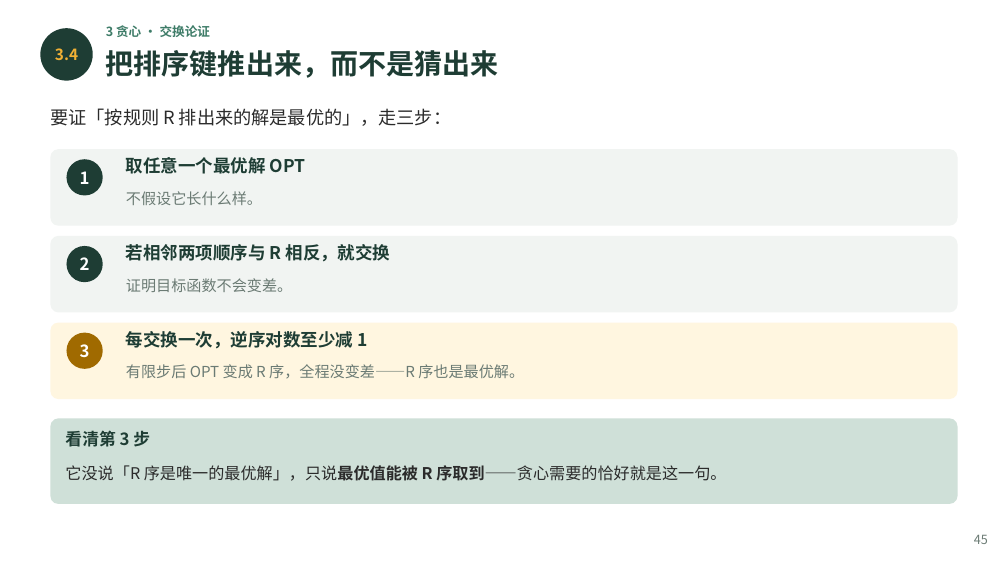
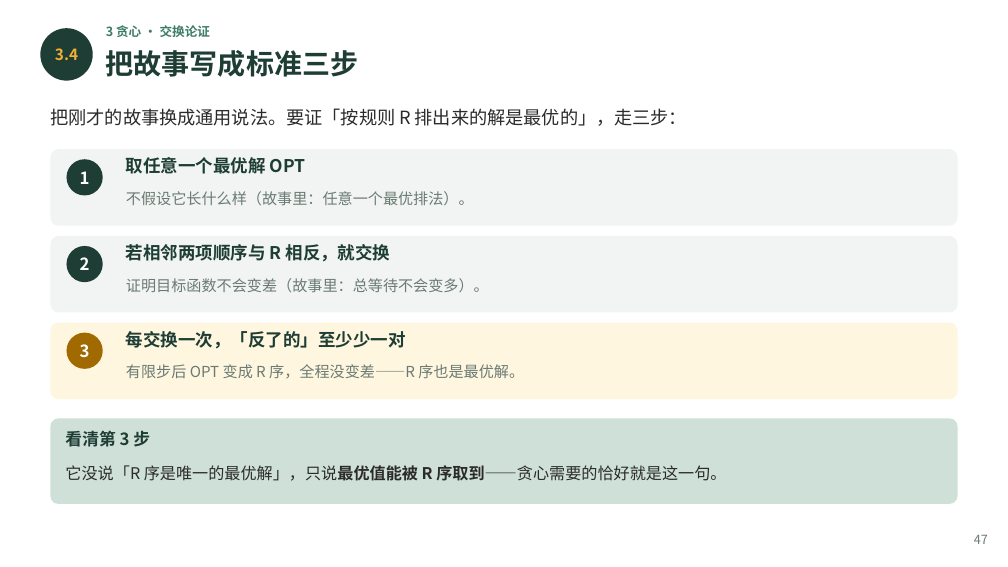
Before and after one commit to GMyhf/2026fall-cs101, a slide deck: slide 47 of courseware/202610_ADS_W06_Matrices_Sorting_Greedy.pptx (slide 45 before the commit). Drawn at 1008x567 pixels with LibreOffice and Linux fonts; fonts in the diff are those of the drawing. Boxes give left, top, right and bottom in pixels: in the first picture for what was removed or moved away, otherwise in the second. Text is boxed around its words. In the diff, an @@ line names an element or a change of style, - is before the commit and + after.

```diff
--- a/courseware/202610_ADS_W06_Matrices_Sorting_Greedy.pptx
+++ b/courseware/202610_ADS_W06_Matrices_Sorting_Greedy.pptx
@@ text at (106,50,358,77): text changed @@
-把排序键推出来，而不是猜出来
+把故事写成标准三步
@@ text at (50,108,687,126): text changed @@
-要证「按规则 R 排出来的解是最优的」，走三步：
+把刚才的故事换成通用说法。要证「按规则 R 排出来的解是最优的」，走三步：
@@ text at (126,191,474,205): text changed @@
-不假设它长什么样。
+不假设它长什么样（故事里：任意一个最优排法）。
@@ text at (126,278,489,292): text changed @@
-证明目标函数不会变差。
+证明目标函数不会变差（故事里：总等待不会变多）。
@@ text at (126,331,406,349): text changed @@
-每交换一次，逆序对数至少减 1
+每交换一次，「反了的」至少少一对
@@ text at (974,535,988,544): text changed @@
-45
+47
```
Also in this commit, not shown: 9 other slides changed, 2 slides added, 2 other files.
